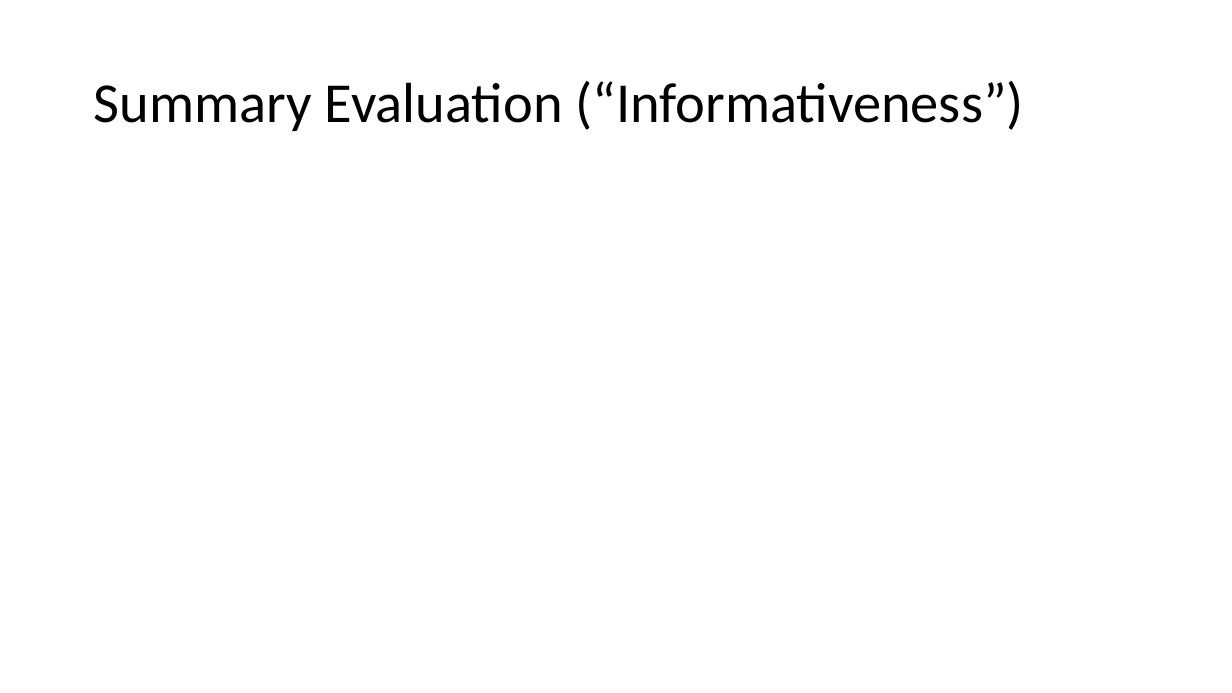
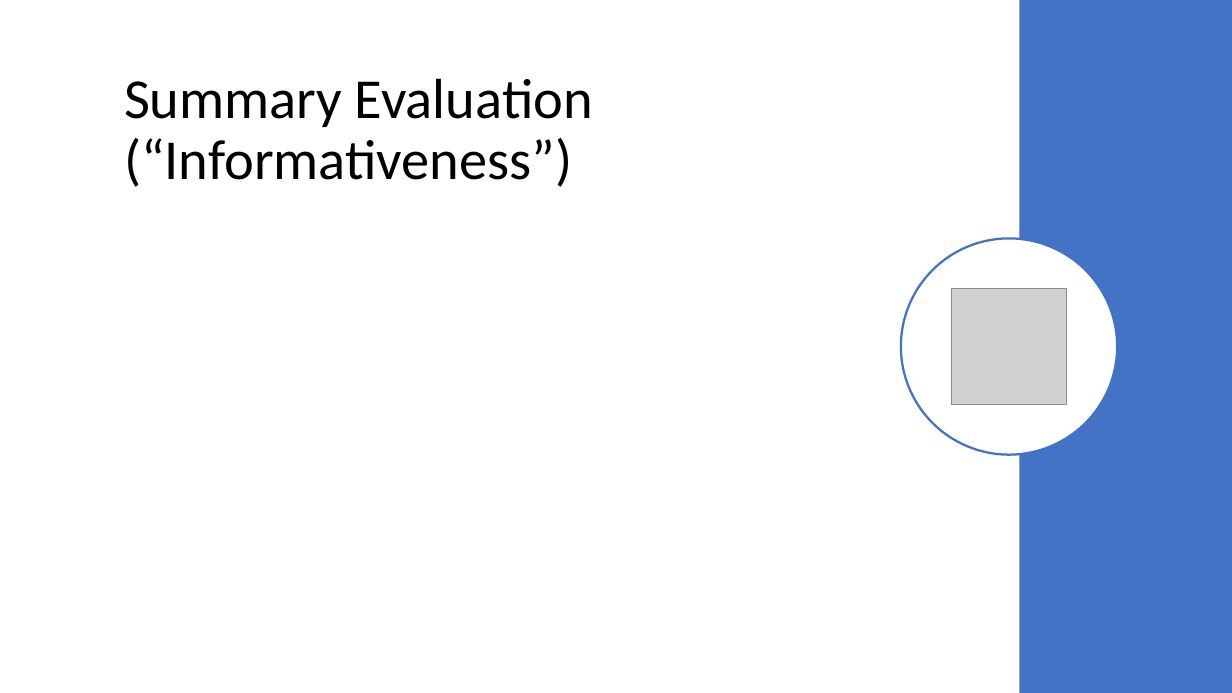
Before and after one commit to karno-bh/rouge-reimpl, a slide deck: slide 9 of docs/Summary Evaluation Platform.pptx. Drawn at 1232x693 pixels with LibreOffice and Linux fonts; fonts in the diff are those of the drawing; grey boxes stand for pictures. Boxes give left, top, right and bottom in pixels: in the first picture for what was removed or moved away, otherwise in the second. Text is boxed around its words. In the diff, an @@ line names an element or a change of style, - is before the commit and + after.

```diff
--- a/docs/Summary Evaluation Platform.pptx
+++ b/docs/Summary Evaluation Platform.pptx
@@ rectangle added at (1019, 0, 1232, 693), fill #4472C4 @@
@@ title "Summary Evaluation (“Informativeness”)" rewrapped from (94, 81, 1024, 131) to (124, 78, 593, 187) @@
@@ ellipse added at (901, 238, 1117, 455), fill #FFFFFF, outline #4472C4 1.75 pt @@
@@ picture added at (952, 289, 1067, 405) @@
```
Also in this commit, not shown: 11 other slides changed, 14 slides added.
